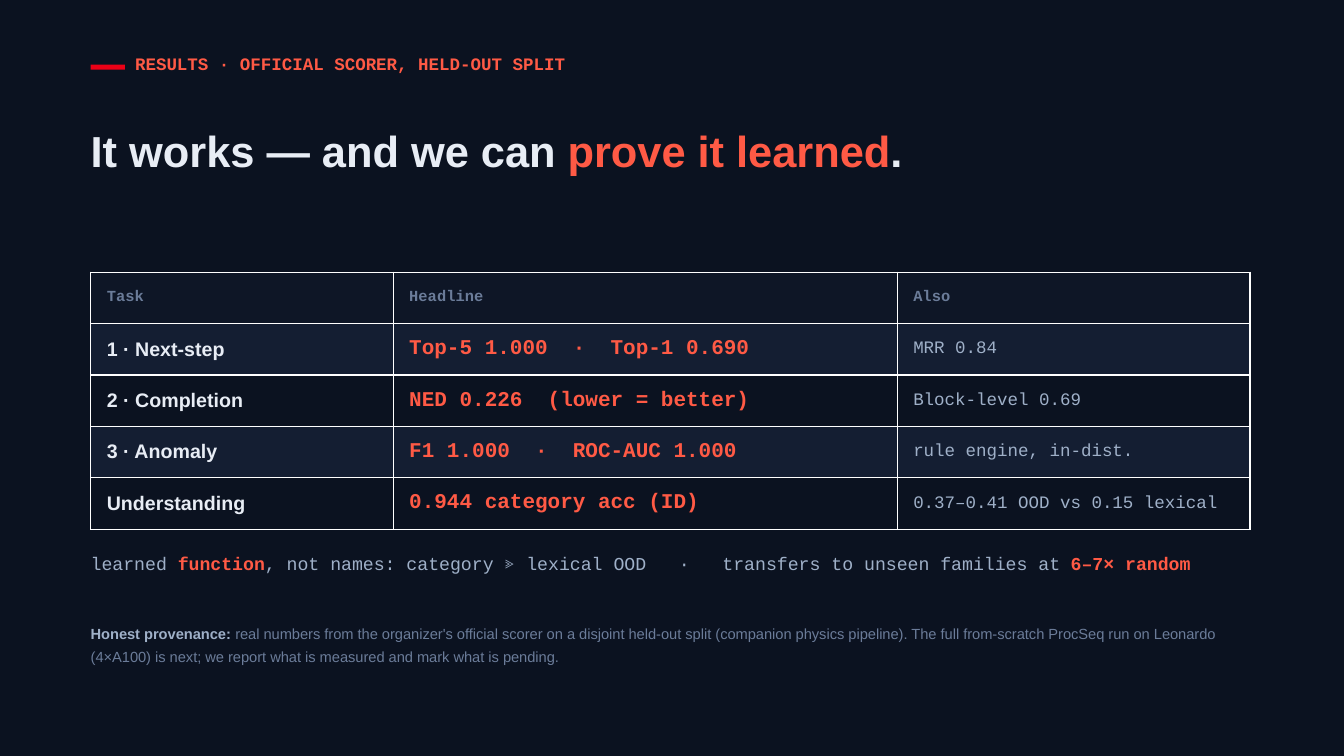
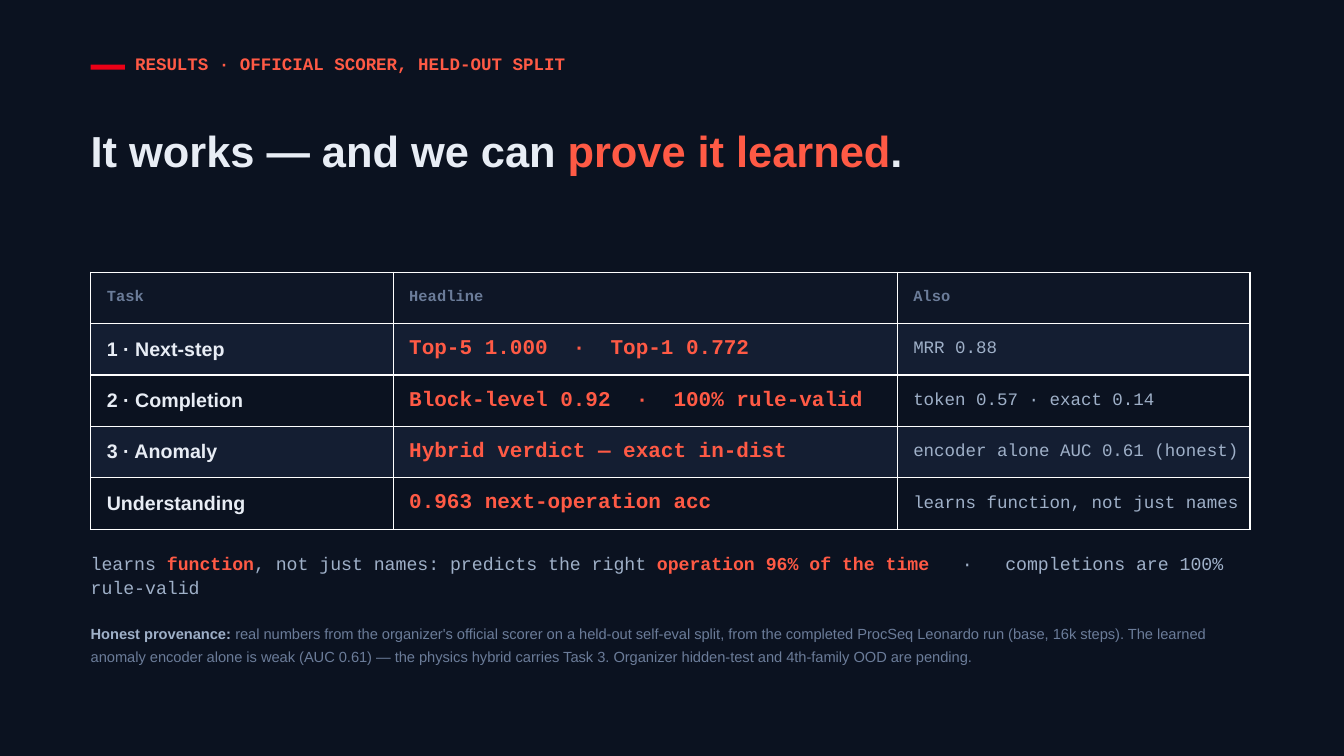
Before and after one commit to thuber19/zero_one_hack_01, a slide deck: slide 6 of tracks/industrial-infineon/solution/pitch/ProcSeq_Pitch.pptx. Drawn at 1344x756 pixels with LibreOffice and Linux fonts; fonts in the diff are those of the drawing. Boxes give left, top, right and bottom in pixels: in the first picture for what was removed or moved away, otherwise in the second. Text is boxed around its words. In the diff, an @@ line names an element or a change of style, - is before the commit and + after.

```diff
--- a/tracks/industrial-infineon/solution/pitch/ProcSeq_Pitch.pptx
+++ b/tracks/industrial-infineon/solution/pitch/ProcSeq_Pitch.pptx
@@ table at [91, 272, 1250, 529] @@
-row 2, column 2: Top-5 1.000 · Top-1 0.690
+row 2, column 2: Top-5 1.000 · Top-1 0.772
-row 2, column 3: MRR 0.84
+row 2, column 3: MRR 0.88
-row 3, column 2: NED 0.226 (lower = better)
+row 3, column 2: Block-level 0.92 · 100% rule-valid
-row 3, column 3: Block-level 0.69
+row 3, column 3: token 0.57 · exact 0.14
-row 4, column 2: F1 1.000 · ROC-AUC 1.000
+row 4, column 2: Hybrid verdict — exact in-dist
-row 4, column 3: rule engine, in-dist.
+row 4, column 3: encoder alone AUC 0.61 (honest)
-row 5, column 2: 0.944 category acc (ID)
+row 5, column 2: 0.963 next-operation acc
-row 5, column 3: 0.37–0.41 OOD vs 0.15 lexical
+row 5, column 3: learns function, not just names
@@ text at [91, 557, 1224, 574]: text changed @@
-learned function, not names: category ≫ lexical OOD · transfers to unseen families at 6–7× random
+learns function, not just names: predicts the right operation 96% of the time · completions are 100% rule-valid
@@ text at [91, 628, 1206, 665]: text changed @@
-Honest provenance: real numbers from the organizer's official scorer on a disjoint held-out split (companion physics pipeline). The full from-scratch ProcSeq run on Leonardo (4×A100) is next; we report what is measured and mark what is pending.
+Honest provenance: real numbers from the organizer's official scorer on a held-out self-eval split, from the completed ProcSeq Leonardo run (base, 16k steps). The learned anomaly encoder alone is weak (AUC 0.61) — the physics hybrid carries Task 3. Organizer hidden-test and 4th-family OOD are pending.
```
Also in this commit, not shown: 2 other slides changed, 50 other files.
